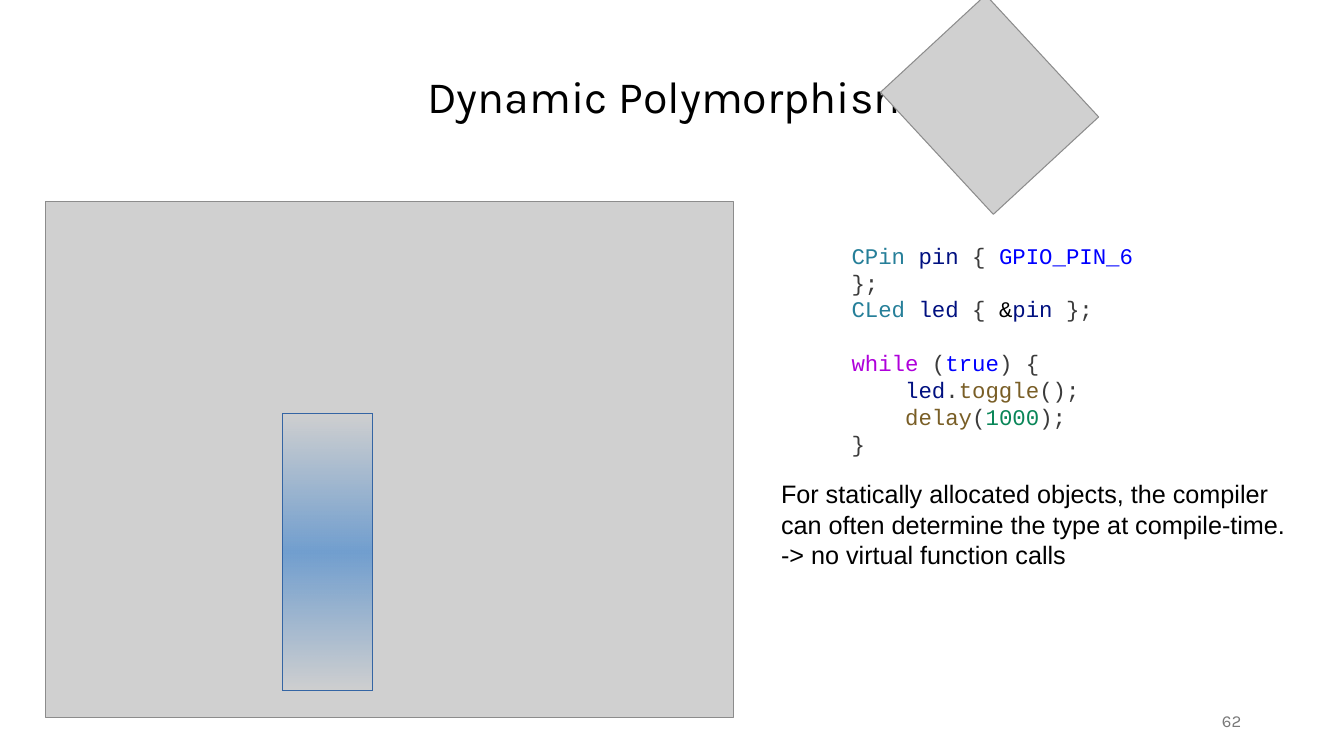
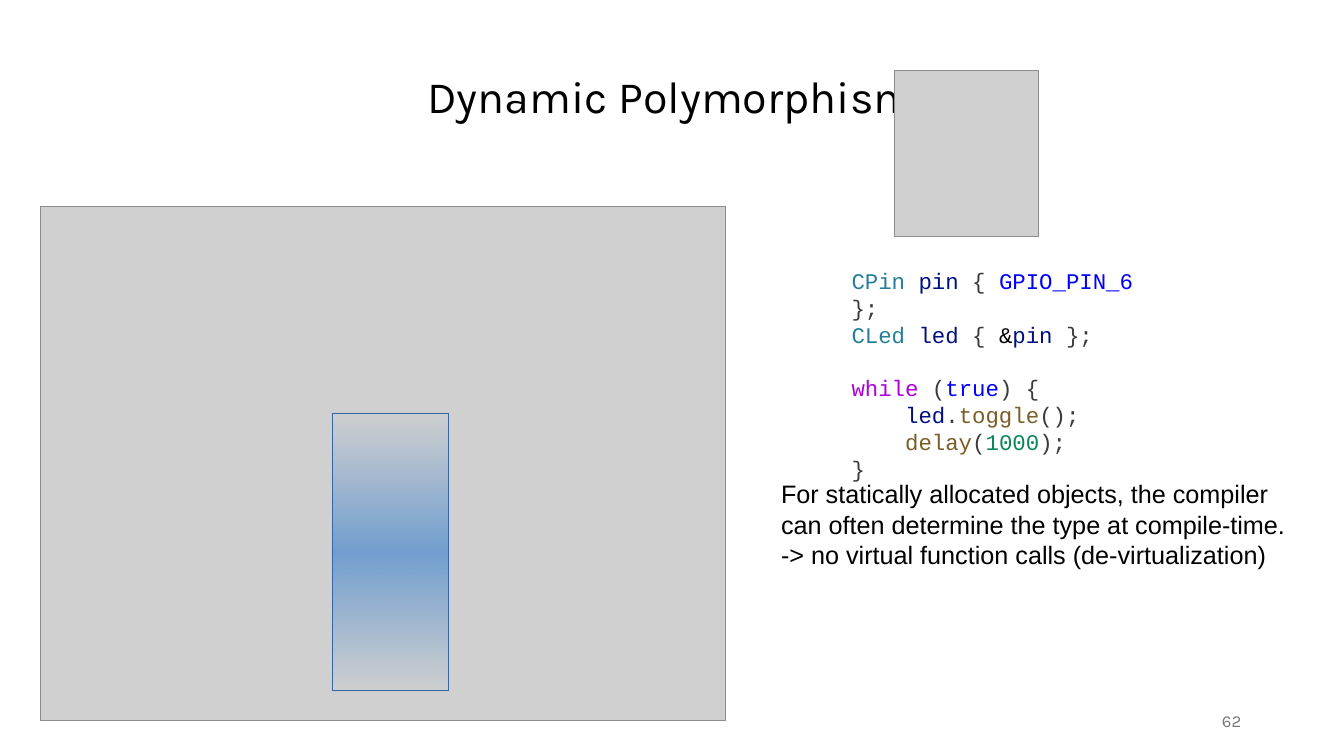
Before and after one commit to janos32783/cppcon_2024_cost_cpp_abstractions, a slide deck: slide 62 of presentation/cppcon.pptx. Drawn at 1344x756 pixels with LibreOffice and Linux fonts; fonts in the diff are those of the drawing; grey boxes stand for pictures. Boxes give left, top, right and bottom in pixels: in the first picture for what was removed or moved away, otherwise in the second. Text is boxed around its words. In the diff, an @@ line names an element or a change of style, - is before the commit and + after.

```diff
--- a/presentation/cppcon.pptx
+++ b/presentation/cppcon.pptx
@@ picture at [895, 71, 1038, 237]: rotation 317 to 0 degrees @@
@@ picture: place and size @@
-picture at [45, 202, 733, 718]
+picture at [40, 207, 726, 721]
@@ text "CPin pin { GPIO_PIN_6 };": place and size @@
-text "CPin pin { GPIO_PIN_6 };" at [852, 248, 1133, 430]
+text "CPin pin { GPIO_PIN_6 };" at [852, 273, 1133, 455]
@@ rectangle: place and size @@
-rectangle at [282, 413, 373, 691]
+rectangle at [333, 413, 449, 691]
@@ text at [811, 545, 1266, 570]: text changed @@
--> no virtual function calls
+-> no virtual function calls (de-virtualization)
```
Also in this commit, not shown: 2 other slides changed, 8 slides added, 1 slide removed, 4 other files.
